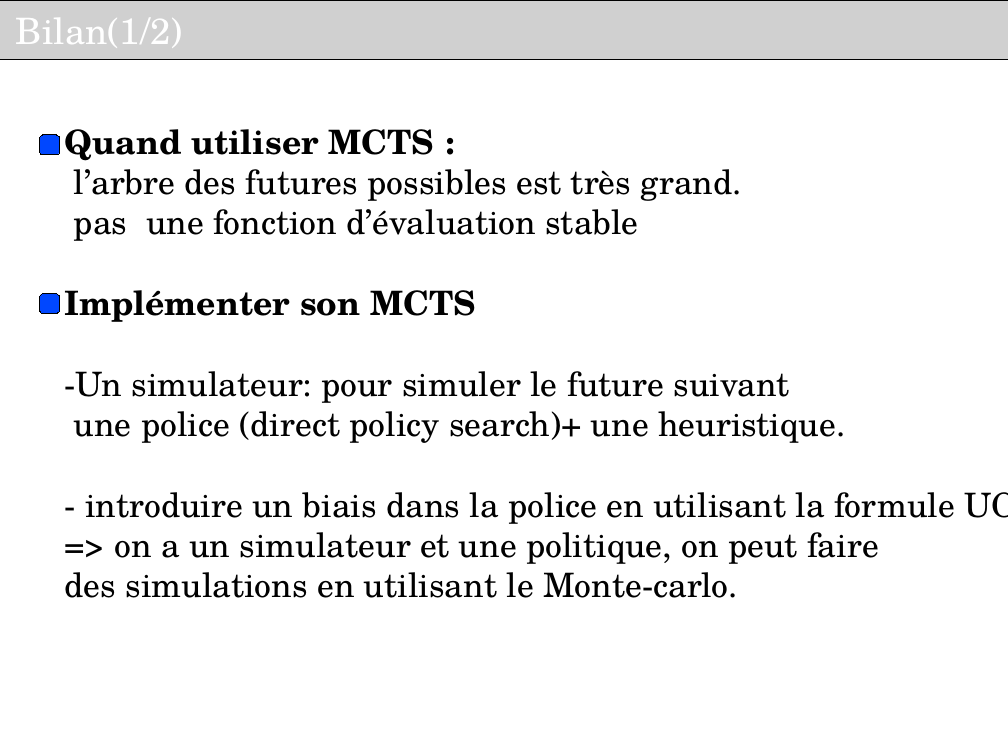
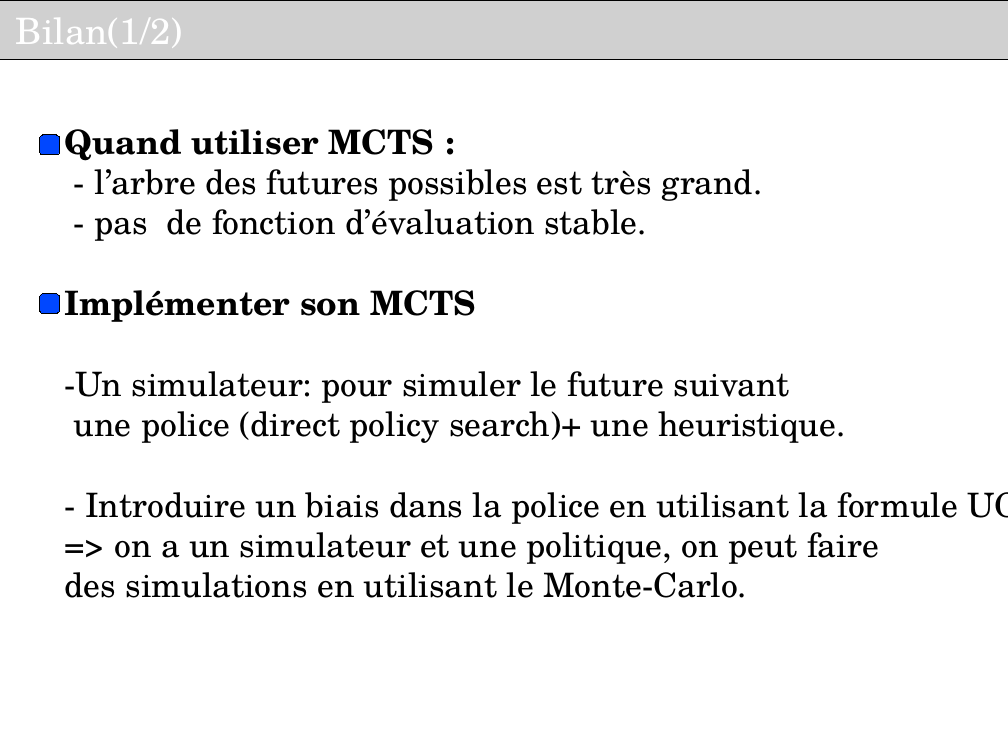
Before and after one commit to haspeleo/Android-Dev, a slide deck: slide 16 of MCTS/Soutenance_INRIA_V2.odp (slide 14 before the commit). Drawn at 1008x756 pixels with LibreOffice and Linux fonts; fonts in the diff are those of the drawing; grey boxes stand for pictures; background and template pictures are left out. Boxes give left, top, right and bottom in pixels: in the first picture for what was removed or moved away, otherwise in the second. Text is boxed around its words. In the diff, an @@ line names an element or a change of style, - is before the commit and + after.

```diff
--- a/MCTS/Soutenance_INRIA_V2.odp
+++ b/MCTS/Soutenance_INRIA_V2.odp
@@ text at bbox=[94, 169, 762, 241]: text changed @@
-l’arbre des futures possibles est très grand.
-pas une fonction d’évaluation stable
+- l’arbre des futures possibles est très grand.
+- pas de fonction d’évaluation stable.
@@ text at bbox=[85, 492, 959, 524]: text changed @@
-- introduire un biais dans la police en utilisant la formule UCT
+- Introduire un biais dans la police en utilisant la formule UCT
@@ text at bbox=[65, 572, 747, 598]: text changed @@
-des simulations en utilisant le Monte-carlo.
+des simulations en utilisant le Monte-Carlo.
```
Also in this commit, not shown: 9 other slides changed, 4 slides added, 1 slide removed, 1 other file.
